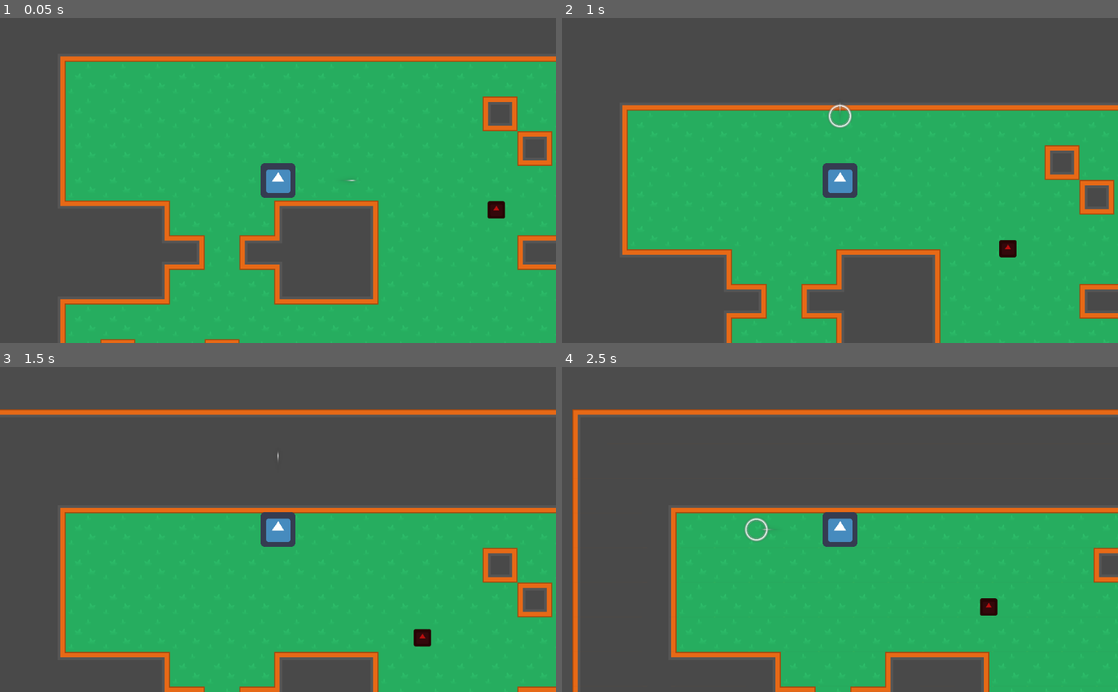
Above: before the commit, frames 1-4 (two rows, left to right).
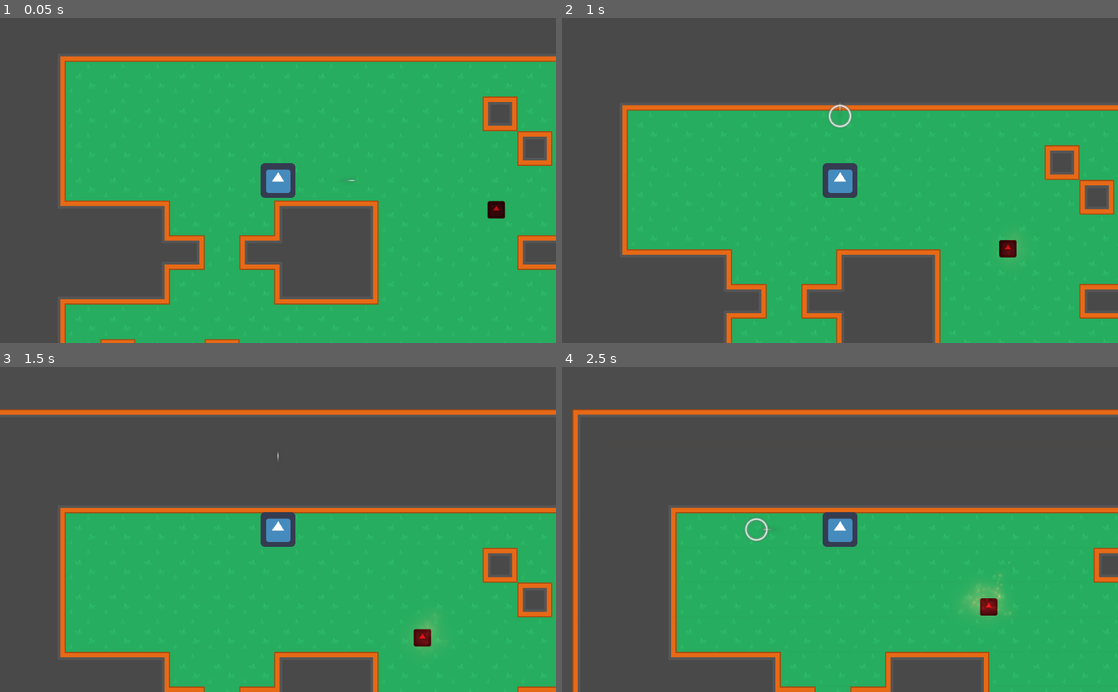
Above: after the commit, the same moments.

Repository: SolAZDev/WTG22_Tradition
Game: Godot game, scene res://Scenes/TestScene.tscn
Same seed, same stepped clock (60 frames per second), same inputs: the game is played once before the commit and once after it. The engine's default icon, where the game draws it, is replaced by a stand-in: a white triangle on a blue panel in a dark square.
Inputs (mouse positions are in pixels of both pictures, inside the frame that each line leads up to):
- Up to frame 1 (0.05 s): no input
- Up to frame 2 (1 s): move the mouse to (812, 245) at 0.52 s; hold Up (mv_up) from 0.53 s (still down); tap Ctrl (attack) at 0.6 s
- Up to frame 3 (1.5 s): keep holding Up (mv_up); move the mouse to (444, 578) at 1.27 s; tap E (interact) at 1.35 s
- Up to frame 4 (2.5 s): move the mouse to (673, 480) at 2.02 s; release Up (mv_up) at 2.03 s; hold Left (mv_left) from 2.03 s (still down); tap Ctrl (attack) at 2.1 s

Frame 1 is identical in both runs. In frame 2, less than 0.1% of the frame differs, in the area x 50-83%, y 28-74%; in frame 3, 0.3%; in frame 4, 0.6%, in the area x 71-82%, y 59-78%.

Commit message:
implemented Spurkls

Diff:
--- a/Nodes/Bullet.tscn
+++ b/Nodes/Bullet.tscn
@@ -1,7 +1,8 @@
-[gd_scene load_steps=4 format=2]
+[gd_scene load_steps=5 format=2]
 
 [ext_resource path="res://Resources/PNG (Transparent)/circle_03.png" type="Texture" id=1]
 [ext_resource path="res://Scripts/Bullet.gd" type="Script" id=2]
+[ext_resource path="res://Nodes/SparkleParticle.tscn" type="PackedScene" id=3]
 
 [sub_resource type="CircleShape2D" id=1]
 
@@ -11,6 +12,7 @@
 script = ExtResource( 2 )
 Speed = 8.0
 SpeedOverTime = -0.05
+pickupParticle = NodePath("Particles2D2")
 
 [node name="Sprite" type="Sprite" parent="."]
 scale = Vector2( 0.1, 0.1 )
@@ -20,4 +22,8 @@
 scale = Vector2( 2, 2 )
 shape = SubResource( 1 )
 
+[node name="Particles2D2" parent="." instance=ExtResource( 3 )]
+position = Vector2( 0, -1 )
+emitting = false
+
 [connection signal="body_entered" from="." to="." method="_on_Disk_body_entered"]
--- a/Nodes/Enemy.tscn
+++ b/Nodes/Enemy.tscn
@@ -1,7 +1,8 @@
-[gd_scene load_steps=4 format=2]
+[gd_scene load_steps=5 format=2]
 
 [ext_resource path="res://icon.png" type="Texture" id=1]
 [ext_resource path="res://Scripts/Enemy.gd" type="Script" id=2]
+[ext_resource path="res://Nodes/EnemyParticle.tscn" type="PackedScene" id=3]
 
 [sub_resource type="RectangleShape2D" id=1]
 extents = Vector2( 16, 15.5 )
@@ -17,3 +18,7 @@
 self_modulate = Color( 0.737255, 0.0588235, 0.0588235, 1 )
 scale = Vector2( 0.5, 0.5 )
 texture = ExtResource( 1 )
+
+[node name="Particles2D" parent="." instance=ExtResource( 3 )]
+modulate = Color( 1, 0.168627, 0.168627, 1 )
+z_index = 1
--- a/Scenes/EnemyParticle.tscn
+++ b/Nodes/EnemyParticle.tscn
@@ -1,6 +1,6 @@
 [gd_scene load_steps=6 format=2]
 
-[ext_resource path="res://resources/floaty_64.png" type="Texture" id=1]
+[ext_resource path="res://Resources/floaty_64.png" type="Texture" id=1]
 
 [sub_resource type="CanvasItemMaterial" id=2]
 blend_mode = 1
@@ -30,6 +30,7 @@
 damping = 50.0
 angle = 360.0
 angle_random = 1.0
+scale = 2.0
 scale_random = 0.2
 color_ramp = SubResource( 4 )
 hue_variation = 0.01
@@ -39,7 +40,6 @@
 [node name="Particles2D" type="Particles2D"]
 show_behind_parent = true
 material = SubResource( 2 )
-position = Vector2( -3, -33 )
 amount = 20
 lifetime = 1.5
 speed_scale = 0.41
--- a/Scenes/SparkleParticle.tscn
+++ b/Nodes/SparkleParticle.tscn
@@ -1,6 +1,6 @@
 [gd_scene load_steps=8 format=2]
 
-[ext_resource path="res://resources/spotlight_8.png" type="Texture" id=1]
+[ext_resource path="res://Resources/PNG (Transparent)/magic_05.png" type="Texture" id=1]
 
 [sub_resource type="CanvasItemMaterial" id=20]
 blend_mode = 1
@@ -25,8 +25,8 @@
 gravity = Vector3( 0, 0, 0 )
 orbit_velocity = 0.0
 orbit_velocity_random = 0.0
-scale = 0.3
-scale_random = 0.3
+scale = 0.03
+scale_random = 0.03
 scale_curve = SubResource( 29 )
 color_ramp = SubResource( 27 )
 
--- a/Scripts/Bullet.gd
+++ b/Scripts/Bullet.gd
@@ -21,6 +21,8 @@
 
 func onBodyEnter(node: Node2D):
 	shooting=false
+	var par=get_node(pickupParticle)
+	par.emitting=true
 	print(node.name,"!")
 	match node.name:
 		"Player":
